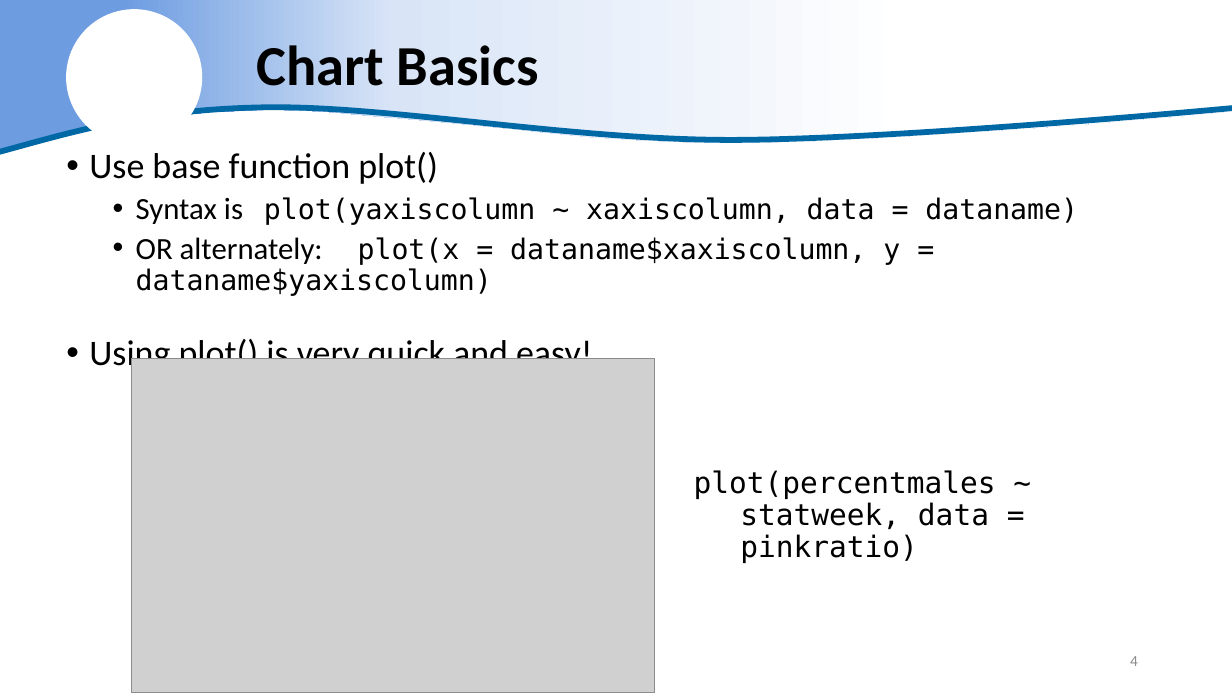
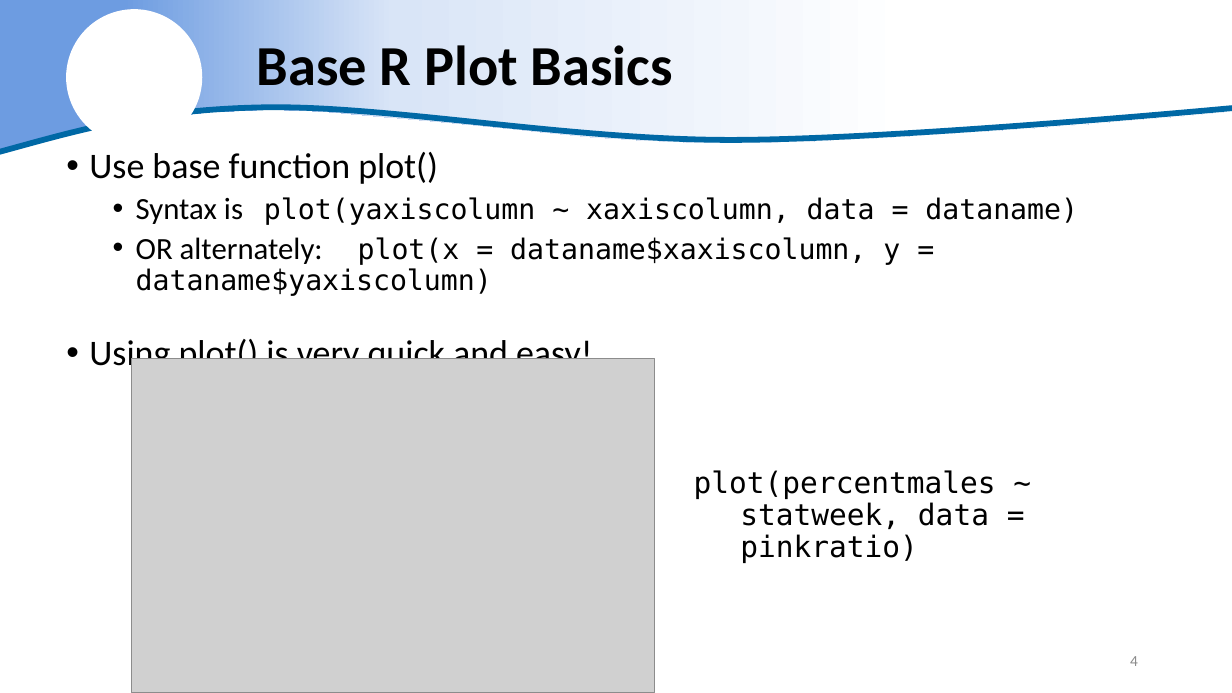
Before and after one commit to justinpriest/ADFG_R_Intro_Workshop, a slide deck: slide 4 of presentations/7 - Amazing Charts & How to Make Them.pptx. Drawn at 1232x693 pixels with LibreOffice and Linux fonts; fonts in the diff are those of the drawing; grey boxes stand for pictures; background and template pictures are left out. Boxes give left, top, right and bottom in pixels: in the first picture for what was removed or moved away, otherwise in the second. Text is boxed around its words. In the diff, an @@ line names an element or a change of style, - is before the commit and + after.

```diff
--- a/presentations/7 - Amazing Charts & How to Make Them.pptx
+++ b/presentations/7 - Amazing Charts & How to Make Them.pptx
@@ title at box(257, 45, 673, 86): text changed @@
-Chart Basics
+Base R Plot Basics
```
Also in this commit, not shown: 11 other slides changed, 1 slide added, 3 slides removed, 1 other file.
